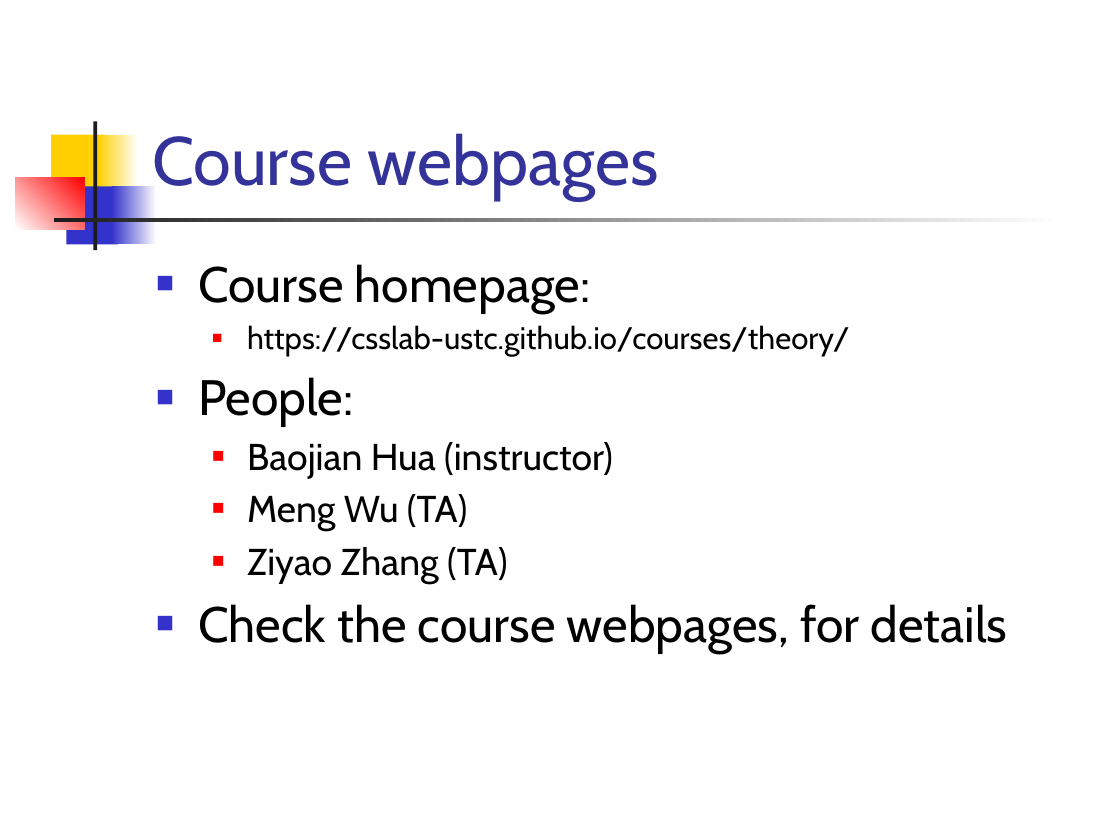
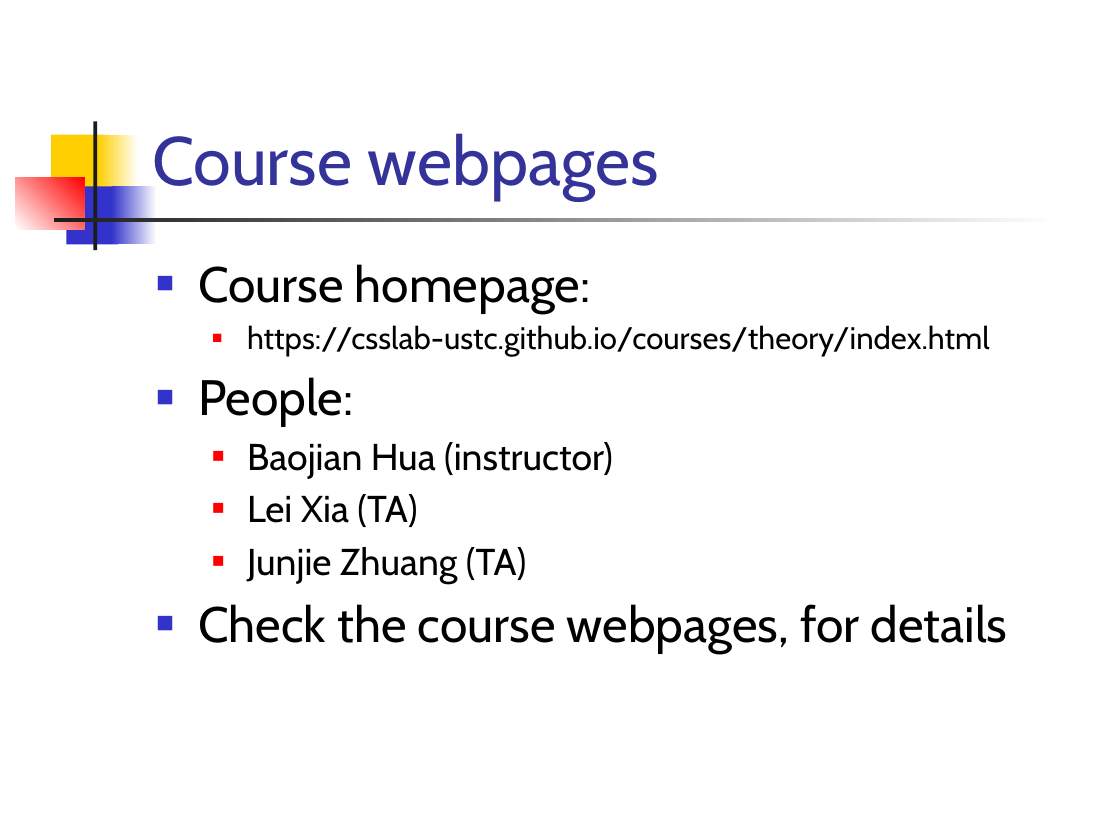
Before and after one commit to csslab-ustc/csslab-ustc.github.io, a slide deck: slide 10 of courses/theory/slides/lec01-overview.pptx. Drawn at 1120x840 pixels with LibreOffice and Linux fonts; fonts in the diff are those of the drawing. Boxes give left, top, right and bottom in pixels: in the first picture for what was removed or moved away, otherwise in the second. Text is boxed around its words. In the diff, an @@ line names an element or a change of style, - is before the commit and + after.

```diff
--- a/courses/theory/slides/lec01-overview.pptx
+++ b/courses/theory/slides/lec01-overview.pptx
@@ text at <box>247,325,990,357</box>: text changed @@
-  ■ https://csslab-ustc.github.io/courses/theory/
+  ■ https://csslab-ustc.github.io/courses/theory/index.html
@@ text at <box>247,494,526,583</box>: text changed @@
-  ■ Meng Wu (TA)
-  ■ Ziyao Zhang (TA)
+  ■ Lei Xia (TA)
+  ■ Junjie Zhuang (TA)
```
Also in this commit, not shown: 1 other slide changed, 30 other files.
